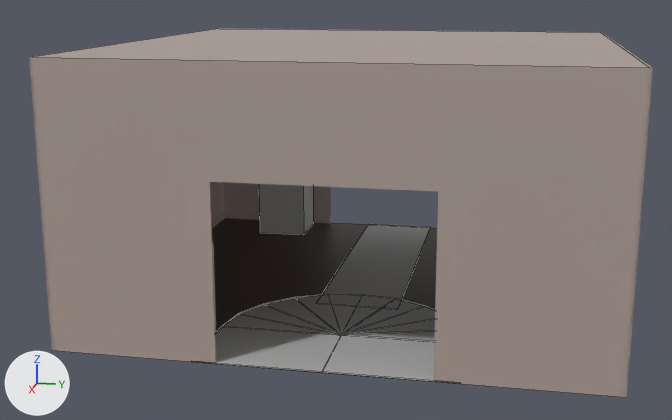
An edit to the FBX model Assets/Models/Imports/Room19_EntranceHall.fbx, drawn before and after from the same camera.
Both versions are drawn from a camera (50 mm lens) standing at (1.948, 0.314, 0.649) and looking at (0.037, -0.068, 0.171). The axes (+X, +Y, +Z) are drawn at lower left. The lights are the same throughout. Mesh edges are drawn as thin lines on the coarser meshes. Where no turn or scale is listed for an object, it has been applied to the vertices.

In view in the first picture: 'Floor', 'Roof', 'WallOpenNegX', 'WallOpenPosX', 'WallSlicedNegZ', 'WallSlicedPosZ', 'pCube21', 'pCube23', 'pCylinder2'.
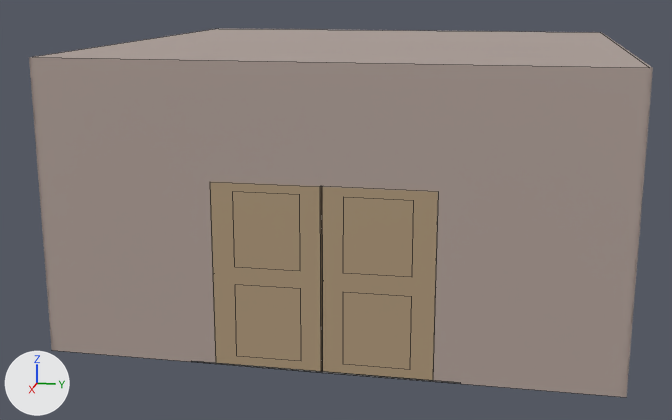
Where the change shows, as pixel boxes (x1, y1, x2, y2) in the pictures (672 x 420 px):
'MainDoor', added: after (210, 182, 438, 381)
'pCube23', recoloured: (316, 224, 430, 308) in both
'pCylinder2', unchanged, covered by the edit: before (191, 295, 459, 384); after (191, 335, 460, 384)
'Floor', unchanged, covered by the edit: before (212, 218, 437, 332)
'pCube21', unchanged, covered by the edit: before (259, 184, 313, 235)
'WallOpenPosX', unchanged, covered by the edit: before (223, 29, 515, 223); after (309, 29, 515, 32)

The change in detail:
Material 'Carpet_Base' (mat_carpet_base) is new.
Its base color is (0.023, 0.0121, 0.00812) (black #2a1d16).
me_mesh_012 has 8 vertices, 6 faces and spans x -0.287..0.374, y -0.085..0.085, z 0.0..0.003.
me_mesh_012 no longer uses material mat_lambert1 (grey #bcbcbc).
me_mesh_012 now uses material mat_carpet_base (black #2a1d16).
Mesh me_mesh_008_1 is new.
It has 56 vertices, 50 faces and spans x -0.012..-0.006, y -0.189..0.189, z 0.0..0.324.
It uses material mat_door_base (beige #b0997b).
Object 'MainDoor' (ob_maindoor) is new; it shows me_mesh_008_1.
Its location is (0.506, 0.0, 0.001).
